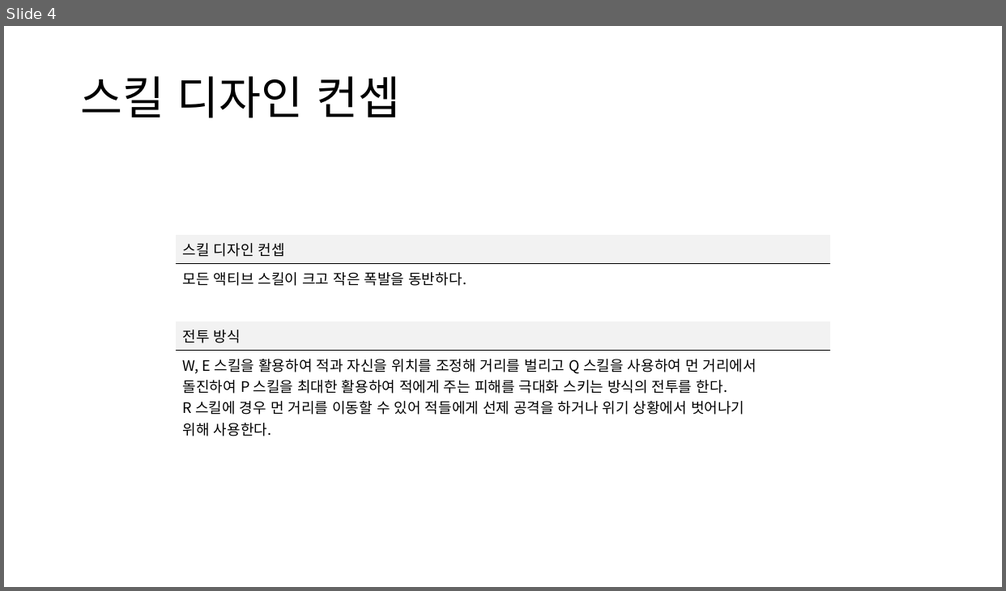
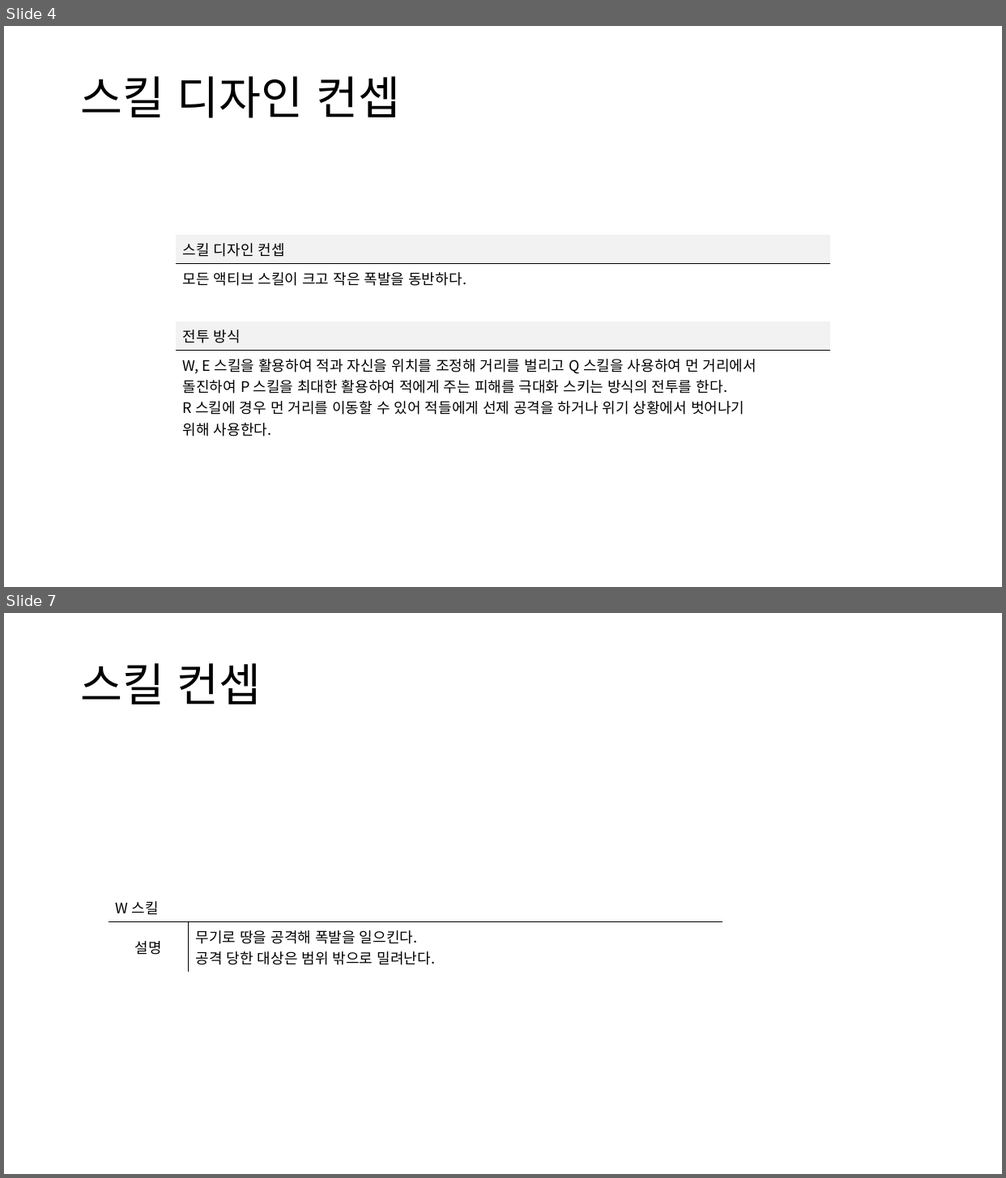
Before and after one commit to yjk0401/unityenginebasic_9th, a slide deck: 기획/이터널 리턴/이터널 리턴 신규 실험체 기획서.pptx. Shown one above the other, each under a label of ours: slide 4 before the commit, slides 4 and 7 after it; the slides between them are not shown. The pictures are 1006x591 and 1006x1178 pixels, drawn with LibreOffice and Linux fonts; fonts in the diff are those of the drawing. Boxes give left, top, right and bottom in pixels: in the first picture for what was removed or moved away, otherwise in the second. Text is boxed around its words. In the diff, an @@ line names an element or a change of style, - is before the commit and + after.

```diff
--- a/기획/이터널 리턴/이터널 리턴 신규 실험체 기획서.pptx
+++ b/기획/이터널 리턴/이터널 리턴 신규 실험체 기획서.pptx
@@ slide 7 added at (4, 613, 1002, 1174), background #FFFFFF @@
@@ text added at (80, 663, 262, 705), 44 pt, text #000000 @@
+스킬 컨셉
@@ table added at (108, 893, 722, 969), 2 rows, 2 columns @@
+W 스킬 | 
+설명 | 무기로 땅을 공격해 폭발을 일으킨다. / 공격 당한 대상은 범위 밖으로 밀려난다.
```
Also in this commit, not shown: 1 slide changed, 3 other slides added, 1 other file.
